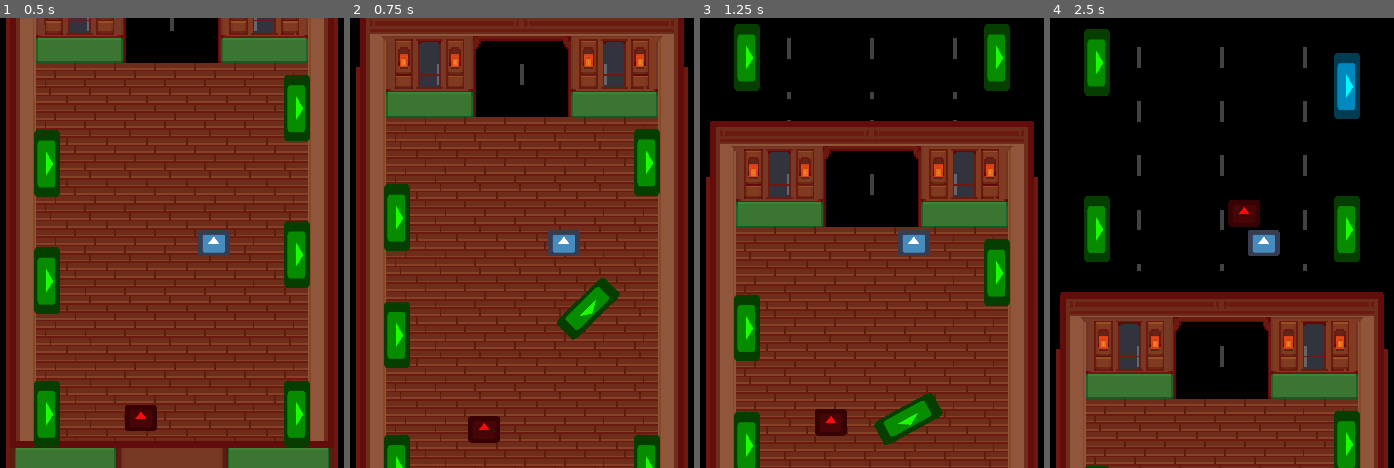
Above: before the commit, frames 1-4 (left to right).
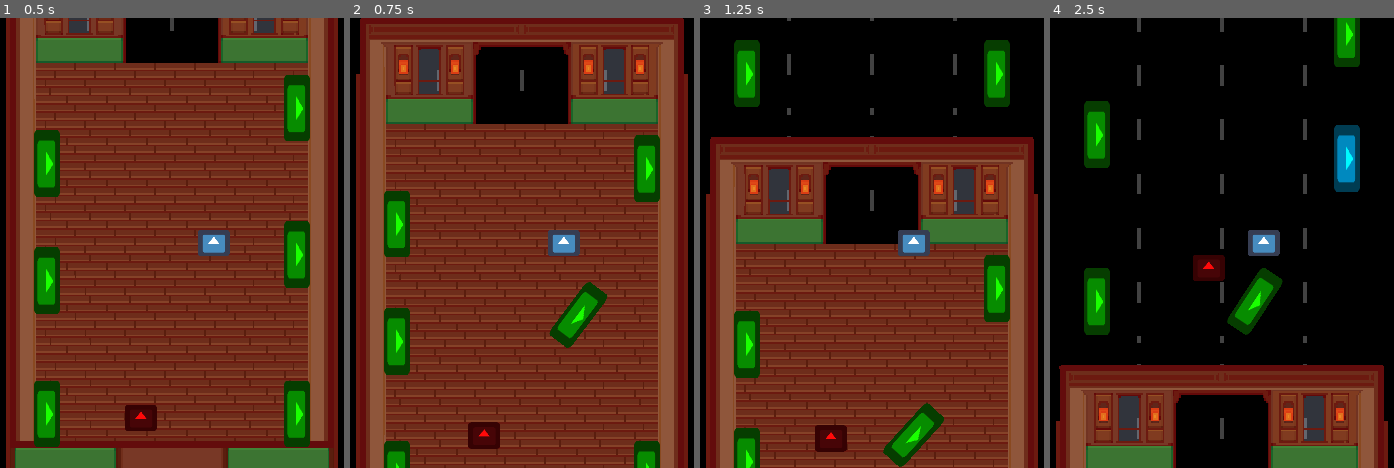
Above: after the commit, the same moments.

Repository: lajollagamesclub/week-139-followers
Game: Godot game, scene res://Main.tscn
The game is run twice, just before and just after one commit, with the same random seed, the same clock (stepped at 60 frames per second) and the same inputs. The engine's default icon, where the game draws it, is replaced by a stand-in: a white triangle on a blue panel in a dark square.
Inputs (mouse positions are in pixels of both pictures, inside the frame that each line leads up to):
- Up to frame 1 (0.5 s): no input
- Up to frame 2 (0.75 s): tap Enter at 0.5 s; move the mouse to (outside the picture) at 0.52 s; hold D (g_right) from 0.53 s (still down); click (outside the picture) at 0.67 s
- Up to frame 3 (1.25 s): keep holding D (g_right)
- Up to frame 4 (2.5 s): move the mouse to (1060, 265) at 1.27 s; release D (g_right) at 1.28 s; hold Space (g_takedown) 1.28-2.03 s; click (1060, 265) at 1.42 s; move the mouse to (1301, 144) at 2.02 s; hold D (g_right) from 2.03 s (still down); click (1301, 144) at 2.17 s

Frame 1 is identical in both runs. In frame 2, 18% of the frame differs, in the area x 1-99%, y 0-100%; in frame 3, 22%; in frame 4, 39%.

Commit message:
Cleanup interaction api

Diff:
--- /dev/null
+++ b/src/GunPickup.gd
@@ -0,0 +1,8 @@
+extends Area2D
+
+const player_state = preload("res://player_state.tres")
+
+func interact() -> float:
+	player_state.has_gun = true
+	player_state.ammo += 8
+	return 0.8
--- /dev/null
+++ b/src/GunPickup.tscn
@@ -0,0 +1,19 @@
+[gd_scene load_steps=4 format=2]
+
+[ext_resource path="res://icon.png" type="Texture" id=1]
+[ext_resource path="res://GunPickup.gd" type="Script" id=2]
+
+[sub_resource type="RectangleShape2D" id=1]
+extents = Vector2( 30.6191, 31.1455 )
+
+[node name="GunPickup" type="Area2D" groups=[
+"interactable",
+]]
+script = ExtResource( 2 )
+
+[node name="Sprite" type="Sprite" parent="."]
+modulate = Color( 0.25098, 0.25098, 0.25098, 1 )
+texture = ExtResource( 1 )
+
+[node name="CollisionShape2D" type="CollisionShape2D" parent="."]
+shape = SubResource( 1 )
--- a/src/Main.tscn
+++ b/src/Main.tscn
@@ -65,7 +65,6 @@
 [node name="CollisionShape2D" type="CollisionShape2D" parent="Pursuer"]
 shape = SubResource( 3 )
 [connection signal="area_entered" from="Player/SuitcaseTakedown" to="Player/SuitcaseTakedown" method="_on_SuitcaseTakedown_area_entered"]
-[connection signal="bag_of_rocks" from="Player/SuitcaseTakedown" to="Player" method="_on_SuitcaseTakedown_bag_of_rocks"]
-[connection signal="misstakedown" from="Player/SuitcaseTakedown" to="Player" method="_on_SuitcaseTakedown_misstakedown"]
+[connection signal="takedown_slowdown" from="Player/SuitcaseTakedown" to="Player" method="_on_SuitcaseTakedown_takedown_slowdown"]
 [connection signal="timeout" from="Player/SuitcaseTakedown/Timer" to="Player/SuitcaseTakedown" method="_on_Timer_timeout"]
 [connection signal="area_entered" from="Pursuer" to="Pursuer" method="_on_Pursuer_area_entered"]
--- a/src/Player.gd
+++ b/src/Player.gd
@@ -36,8 +36,8 @@
 func take_down_suitcase():
 	if cur_speed < 0.40*player_state.target_speed: # can only takedown when at speed
 		return
-	cur_speed = player_state.target_speed*0.65
-	$SuitcaseTakedown.takedown(on_left_side(target_x_pos))
+#	cur_speed = player_state.target_speed*0.65
+	$SuitcaseTakedown.interact(on_left_side(target_x_pos))
 
 func _physics_process(delta):
 	global_position.x = ((target_x_pos - global_position.x) * 25.0 * delta) + global_position.x
@@ -55,9 +55,6 @@
 	return x_pos < middle
 
 
-func _on_SuitcaseTakedown_misstakedown():
-	cur_speed = player_state.target_speed*0.3
-
-
-func _on_SuitcaseTakedown_bag_of_rocks():
-	cur_speed = 0.0
+func _on_SuitcaseTakedown_takedown_slowdown(new_speed_fraction: float):
+	print(new_speed_fraction)
+	cur_speed = player_state.target_speed*new_speed_fraction
--- a/src/PlayerState.gd
+++ b/src/PlayerState.gd
@@ -6,6 +6,8 @@
 var x_offset: float = 0.0
 var y_offset: float = 0.0
 var target_speed := 700.0
+var has_gun := false
+var ammo := 0
 
 func move(move_vector: Vector2):
 	emit_signal("moved", -move_vector)
@@ -16,3 +18,5 @@
 	x_offset = 0.0
 	y_offset = 0.0
 	target_speed = 700.0
+	has_gun = false
+	ammo = 0
--- a/src/Suitcase.gd
+++ b/src/Suitcase.gd
@@ -9,26 +9,23 @@
 
 func _ready():
 	randomize()
-
 #	filled_with_rocks = rand_range(0.0, 1.0) < 0.3
-
-
 
 func update_sprite():
 	if filled_with_rocks:
 		$Sprite.modulate = Color("#00f9ff")
 		$DropPlayer.sound_effect_folder_name = "bag-of-rocks"
 
-func if_takedownable_takedown() -> bool: # returns if successful
+func interact() -> float: # returns new slowdown percentage
 	if taken_down:
-		return true
+		return 1.0
 	if filled_with_rocks:
 		$DropPlayer.play_random()
-		return false
+		return 0.3
 	taken_down = true
 	$DropPlayer.play_random()
 	$TakedownTween.interpolate_property(self, "position", position, Vector2(position.x + (2.0*float(Player.on_left_side(global_position.x)) - 1.0)*Player.step + rand_range(-40.0, 40.0), position.y), rand_range(0.3, 0.7), Tween.TRANS_CUBIC, Tween.EASE_OUT)
 	$TakedownTween.start()
 	$RotationTween.interpolate_property(self, "rotation_degrees", rotation_degrees, rotation_degrees + rand_range(-90, 90.0), rand_range(0.3, 0.6), Tween.TRANS_CUBIC, Tween.EASE_OUT)
 	$RotationTween.start()
-	return true
+	return 0.75
--- a/src/Suitcase.tscn
+++ b/src/Suitcase.tscn
@@ -8,6 +8,7 @@
 extents = Vector2( 32.9837, 79.6095 )
 
 [node name="Suitcase" type="Area2D" groups=[
+"interactable",
 "suitcases",
 ]]
 script = ExtResource( 2 )
--- a/src/SuitcaseTakedown.gd
+++ b/src/SuitcaseTakedown.gd
@@ -1,14 +1,13 @@
 extends Area2D
 
-signal misstakedown
-signal bag_of_rocks
+signal takedown_slowdown(new_speed_fraction)
 
 var caught_something := false
 
 func _ready():
 	$CollisionShape2D.disabled = true
 
-func takedown(on_left_side: bool):
+func interact(on_left_side: bool):
 	caught_something = false
 	if on_left_side:
 		position.x = -$CollisionShape2D.shape.extents.x
@@ -20,11 +19,10 @@
 func _on_Timer_timeout():
 	$CollisionShape2D.disabled = true
 	if not caught_something:
-		emit_signal("misstakedown")
+		emit_signal("takedown_slowdown", 0.3)
 
 
 func _on_SuitcaseTakedown_area_entered(area: Node2D):
-	if area.is_in_group("suitcases"):
+	if area.is_in_group("interactable"):
 		caught_something = true
-		if not area.if_takedownable_takedown():
-			emit_signal("bag_of_rocks")
+		emit_signal("takedown_slowdown", area.interact())
